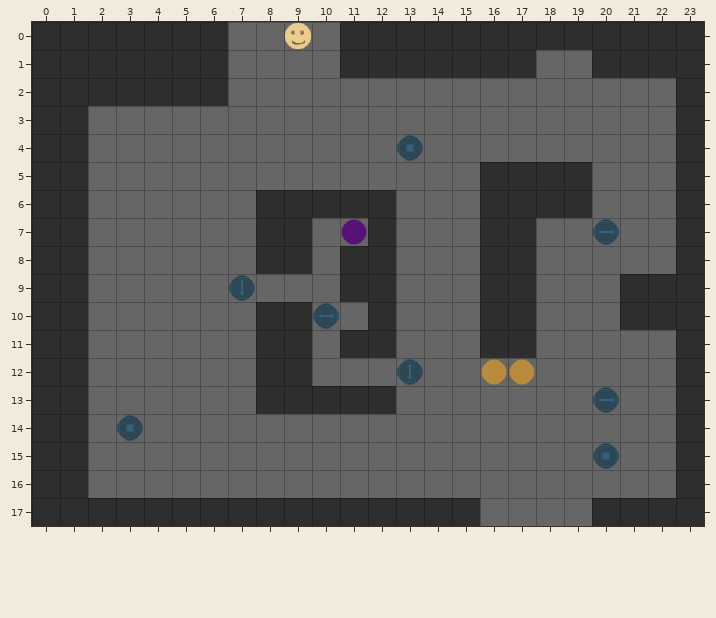
Two versions of a level (Tiled map, android/assets/maps/mapNS.tmx). The first picture shows the starting point.
Cells are 64x64 px. Shown: x 0..23, y 0..17.
New version:
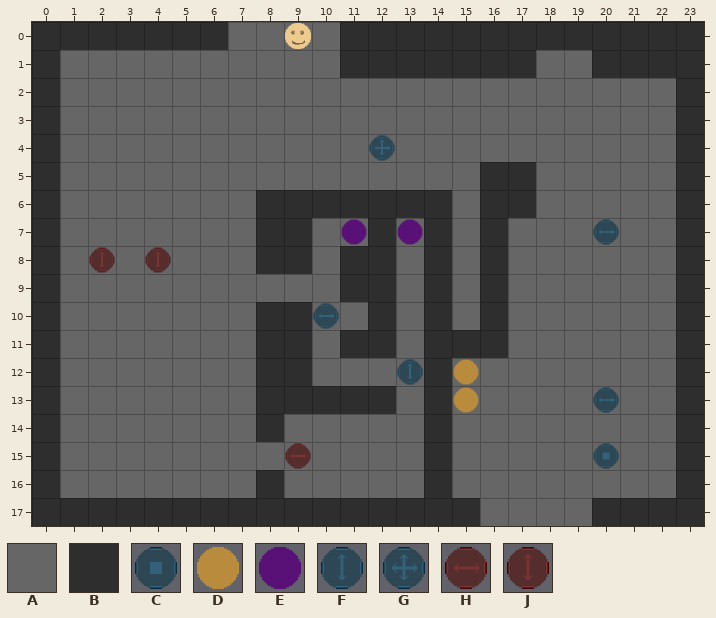
Key: from "tilset": A 0, B 1, C 2, D 4, E 5, F 6, G 7, H 11, J 14.
_ is an empty cell.
Tiles replaced or removed in this view: A, B, C, D, F.
Difference:
Changed rows in their new state; . is an unchanged cell.
Layer "bg":
first column x 1:
 1 AAAAAA................
 2 AAAAAA................
 3 A.....................
 4 A.....................
 5 A................AA...
 6 A...........BB...AA...
 7 A............B..A.....
 8 A............B..A.....
 9 A............B..A...AA
10 A............B..A...AA
11 A............BB.A.....
12 A............B........
13 A............B........
14 A......B.....B........
15 A............B........
16 A......B.....B........
Layer "fg":
first column x 2:
 4 ..........G_....
 7 ...........E....
 8 J.J.............
 9 ....._..........
12 .............D__
13 .............D..
14 ._..............
15 .......H........
Where, in picture pixels (left, top, right, bottom), the same in both pictures:
changed: (60, 50, 228, 498)
changed: (369, 135, 423, 161)
changed: (396, 162, 592, 498)
removed: (229, 275, 255, 301)
changed: (620, 274, 676, 330)
changed: (256, 414, 311, 498)
